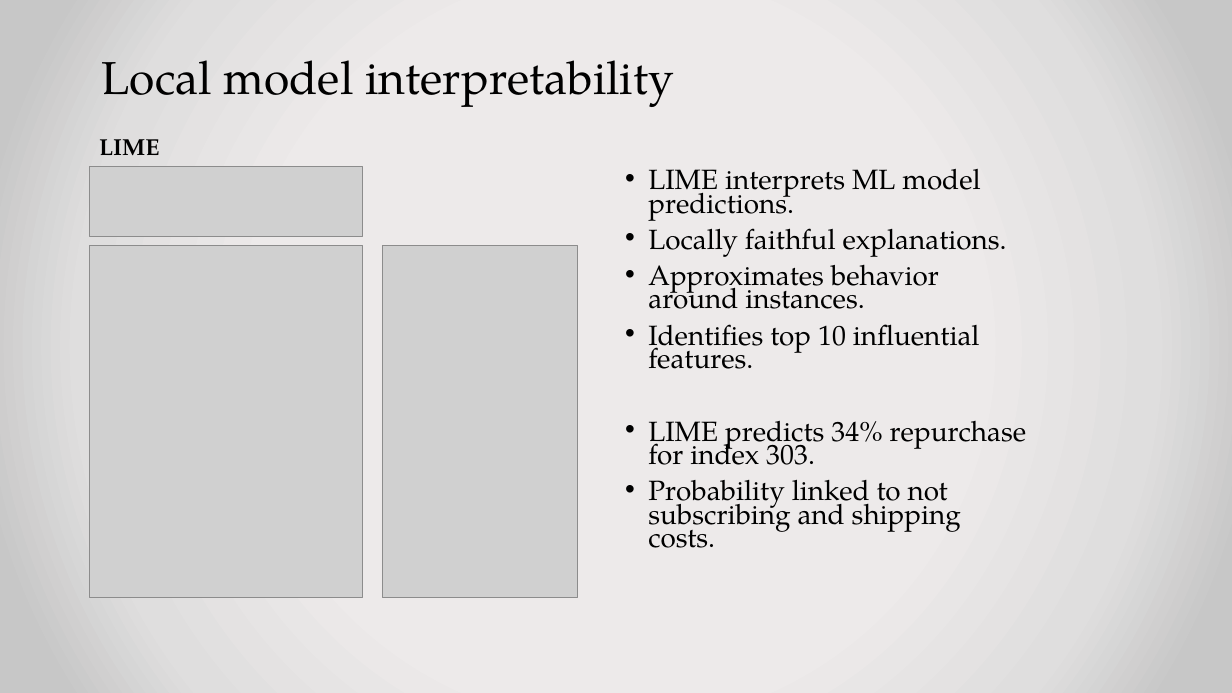
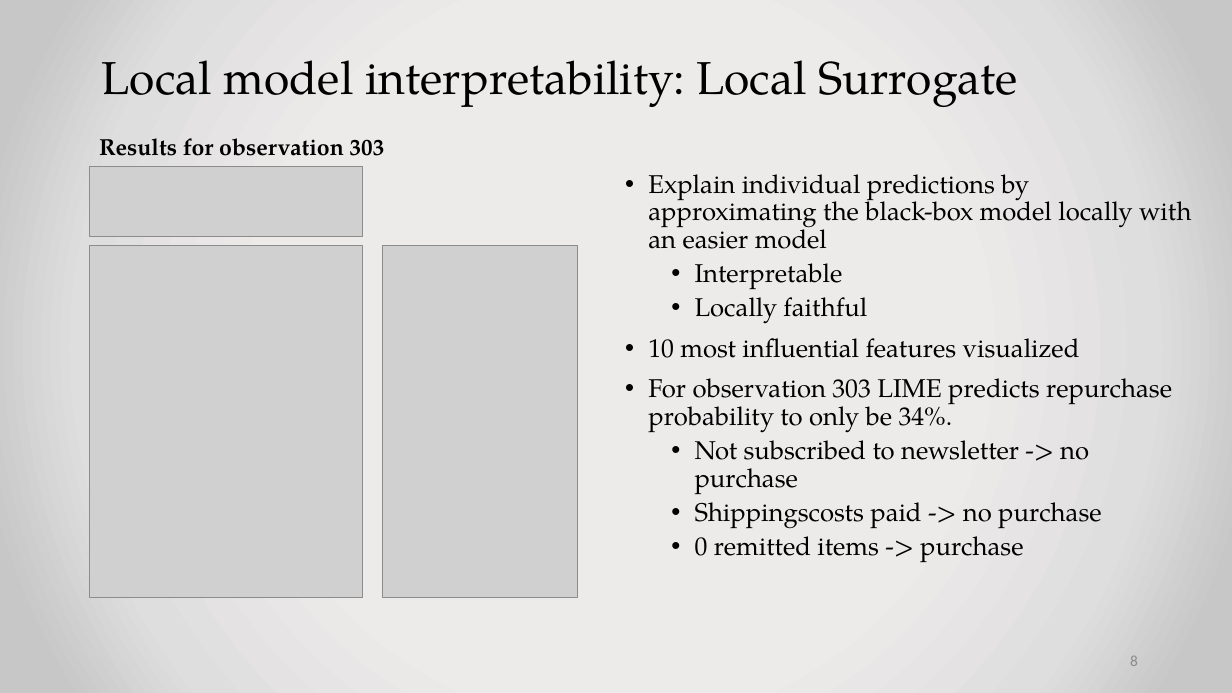
Before and after one commit to benherz/Mini-Project, a slide deck: slide 8 of DS405_ML_presentation_2.pptx. Drawn at 1232x693 pixels with LibreOffice and Linux fonts; fonts in the diff are those of the drawing; grey boxes stand for pictures. Boxes give left, top, right and bottom in pixels: in the first picture for what was removed or moved away, otherwise in the second. Text is boxed around its words. In the diff, an @@ line names an element or a change of style, - is before the commit and + after.

```diff
--- a/DS405_ML_presentation_2.pptx
+++ b/DS405_ML_presentation_2.pptx
@@ title at [102,60,1017,107]: text changed @@
-Local model interpretability
+Local model interpretability: Local Surrogate
@@ text at [99,138,385,156]: text changed @@
-LIME
+Results for observation 303
@@ text at [648,174,1191,563]: text changed; size 21.7 to 20 pt @@
-• LIME interprets ML model predictions.
-• Locally faithful explanations.
-• Approximates behavior around instances.
-• Identifies top 10 influential features.
-• LIME predicts 34% repurchase for index 303.
-• Probability linked to not subscribing and shipping costs.
+• Explain individual predictions by approximating the black-box model locally with an easier model
+  • Interpretable
+  • Locally faithful
+• 10 most influential features visualized
+• For observation 303 LIME predicts repurchase probability to only be 34%.
+  • Not subscribed to newsletter -> no purchase
+  • Shippingscosts paid -> no purchase
+  • 0 remitted items -> purchase
@@ page number added at [1130,656,1138,666], 12 pt, text #8C8C8C @@
+8
```
Also in this commit, not shown: 6 other slides changed, 1 slide added, 1 slide removed.
